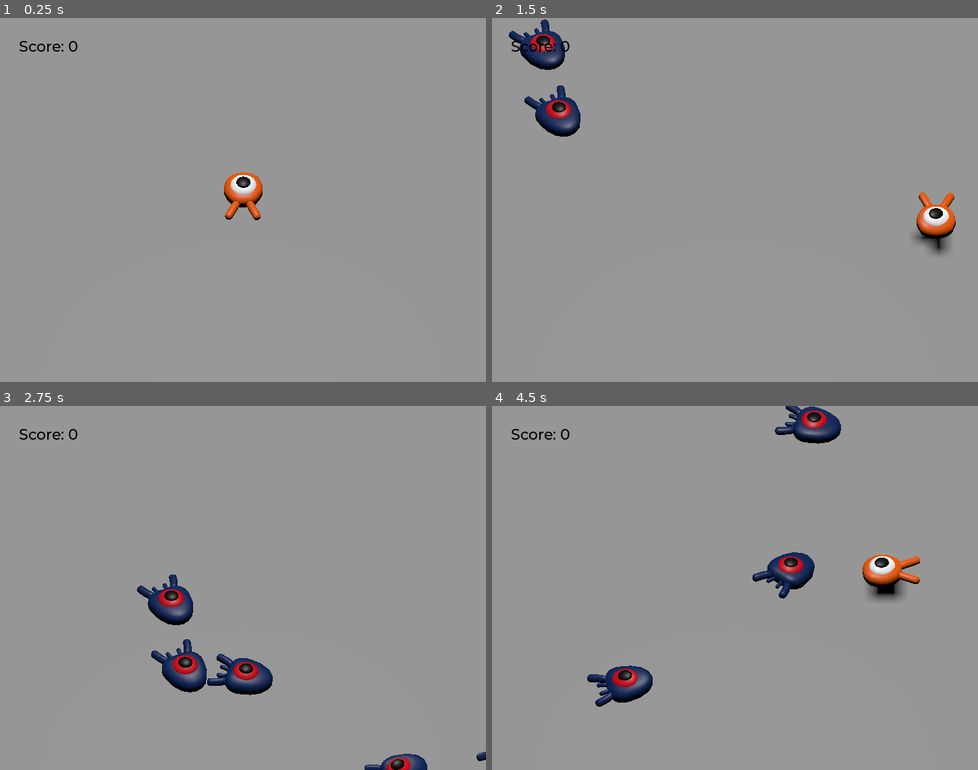
Above: before the commit, frames 1-4 (two rows, left to right).
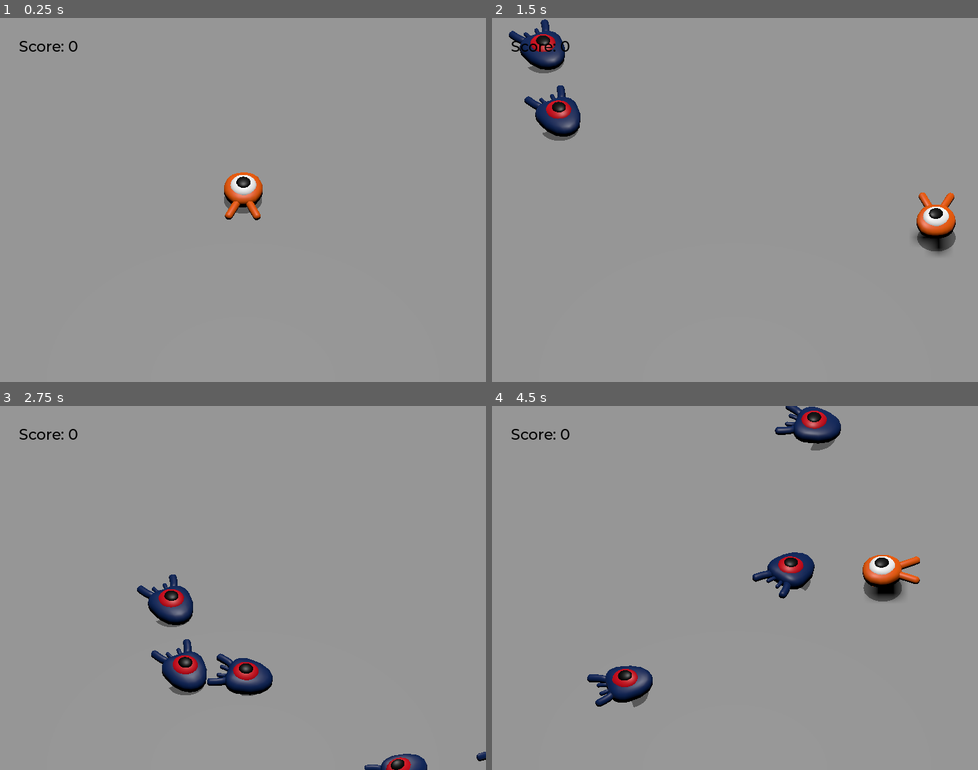
Above: after the commit, the same moments.

Repository: simonolander/godot-creeps
Game: Godot game, scene res://main.tscn
The game is run twice, just before and just after one commit, with the same random seed, the same clock (stepped at 60 frames per second) and the same inputs.
Inputs:
- Up to frame 1 (0.25 s): no input
- Up to frame 2 (1.5 s): tap Enter (ui_accept) at 0.5 s; hold Right (move_right) 0.53-1.28 s; tap Space (jump) at 0.77 s; hold S (move_back) from 1.28 s (still down)
- Up to frame 3 (2.75 s): tap Space (jump) at 1.52 s; release S (move_back) at 2.03 s; hold Right (move_right) from 2.03 s (still down)
- Up to frame 4 (4.5 s): release Right (move_right) at 2.78 s; hold Up (move_forward) 2.78-3.53 s; tap Space (jump) at 3.02, 3.77 s; hold Left (move_left) from 3.53 s (still down)

The runs differ from the first frame. In frame 1, less than 0.1% of the frame differs, in the area x 46-54%, y 48-54%; in frame 2, 0.4%, in the area x 7-96%, y 11-65%; in frame 3, 0.1%; in frame 4, 0.4%.

Commit message:
Add hacky shadows

Diff:
--- a/mob.gd
+++ b/mob.gd
@@ -16,7 +16,6 @@
 	velocity = velocity.rotated(Vector3.UP, rotation.y)
 	$AnimationPlayer.speed_scale = 4 * speed / max_speed
 
-
 func _on_visible_on_screen_notifier_3d_screen_exited():
 	queue_free()
 
--- a/mob.tscn
+++ b/mob.tscn
@@ -1,7 +1,8 @@
-[gd_scene load_steps=6 format=3 uid="uid://b0oiryjxab2ga"]
+[gd_scene load_steps=9 format=3 uid="uid://b0oiryjxab2ga"]
 
 [ext_resource type="PackedScene" uid="uid://c0hahqpav7yt3" path="res://art/mob.glb" id="1_amxje"]
 [ext_resource type="Script" path="res://mob.gd" id="1_xuimp"]
+[ext_resource type="Script" path="res://shadow.gd" id="3_uej0f"]
 
 [sub_resource type="BoxShape3D" id="BoxShape3D_p82dk"]
 size = Vector3(1.63925, 0.9, 2.15623)
@@ -40,6 +41,16 @@
 "float": SubResource("Animation_r8750")
 }
 
+[sub_resource type="StandardMaterial3D" id="StandardMaterial3D_qorq8"]
+transparency = 1
+albedo_color = Color(0, 0, 0, 0.501961)
+
+[sub_resource type="CylinderMesh" id="CylinderMesh_ui001"]
+material = SubResource("StandardMaterial3D_qorq8")
+top_radius = 1.0
+bottom_radius = 1.0
+height = 0.001
+
 [node name="Mob" type="CharacterBody3D" groups=["mob"]]
 collision_layer = 2
 collision_mask = 0
@@ -64,4 +75,9 @@
 "": SubResource("AnimationLibrary_g5db5")
 }
 
+[node name="Shadow" type="MeshInstance3D" parent="."]
+transform = Transform3D(1, 0, 0, 0, 1, 0, 0, 0, 1, 0, -0.326889, 0)
+mesh = SubResource("CylinderMesh_ui001")
+script = ExtResource("3_uej0f")
+
 [connection signal="screen_exited" from="VisibleOnScreenNotifier3D" to="." method="_on_visible_on_screen_notifier_3d_screen_exited"]
--- a/player.tscn
+++ b/player.tscn
@@ -1,7 +1,8 @@
-[gd_scene load_steps=8 format=3 uid="uid://d014afww6s6ej"]
+[gd_scene load_steps=11 format=3 uid="uid://d014afww6s6ej"]
 
 [ext_resource type="PackedScene" uid="uid://b74plgbgwigvm" path="res://art/player.glb" id="1_8vck3"]
 [ext_resource type="Script" path="res://player.gd" id="1_iolbb"]
+[ext_resource type="Script" path="res://shadow.gd" id="3_ymh7j"]
 
 [sub_resource type="SphereShape3D" id="SphereShape3D_ux32s"]
 radius = 0.959165
@@ -9,6 +10,33 @@
 [sub_resource type="CylinderShape3D" id="CylinderShape3D_3kt00"]
 height = 0.199024
 radius = 1.02244
+
+[sub_resource type="Animation" id="Animation_021hf"]
+length = 0.001
+tracks/0/type = "value"
+tracks/0/imported = false
+tracks/0/enabled = true
+tracks/0/path = NodePath("Pivot/Character:position")
+tracks/0/interp = 1
+tracks/0/loop_wrap = true
+tracks/0/keys = {
+"times": PackedFloat32Array(0),
+"transitions": PackedFloat32Array(1),
+"update": 0,
+"values": [Vector3(0, 0, 0)]
+}
+tracks/1/type = "value"
+tracks/1/imported = false
+tracks/1/enabled = true
+tracks/1/path = NodePath("Pivot/Character:rotation")
+tracks/1/interp = 1
+tracks/1/loop_wrap = true
+tracks/1/keys = {
+"times": PackedFloat32Array(0),
+"transitions": PackedFloat32Array(1),
+"update": 0,
+"values": [Vector3(0, 0, 0)]
+}
 
 [sub_resource type="Animation" id="Animation_yut3n"]
 resource_name = "float"
@@ -39,38 +67,21 @@
 "values": [Vector3(0, 0, 0), Vector3(0.139626, 0, 0), Vector3(-0.15708, 0, 0)]
 }
 
-[sub_resource type="Animation" id="Animation_021hf"]
-length = 0.001
-tracks/0/type = "value"
-tracks/0/imported = false
-tracks/0/enabled = true
-tracks/0/path = NodePath("Pivot/Character:position")
-tracks/0/interp = 1
-tracks/0/loop_wrap = true
-tracks/0/keys = {
-"times": PackedFloat32Array(0),
-"transitions": PackedFloat32Array(1),
-"update": 0,
-"values": [Vector3(0, 0, 0)]
-}
-tracks/1/type = "value"
-tracks/1/imported = false
-tracks/1/enabled = true
-tracks/1/path = NodePath("Pivot/Character:rotation")
-tracks/1/interp = 1
-tracks/1/loop_wrap = true
-tracks/1/keys = {
-"times": PackedFloat32Array(0),
-"transitions": PackedFloat32Array(1),
-"update": 0,
-"values": [Vector3(0, 0, 0)]
-}
-
 [sub_resource type="AnimationLibrary" id="AnimationLibrary_x7h7h"]
 _data = {
 "RESET": SubResource("Animation_021hf"),
 "float": SubResource("Animation_yut3n")
 }
+
+[sub_resource type="StandardMaterial3D" id="StandardMaterial3D_ey0ln"]
+transparency = 1
+albedo_color = Color(0, 0, 0, 0.501961)
+
+[sub_resource type="CylinderMesh" id="CylinderMesh_6w6jy"]
+material = SubResource("StandardMaterial3D_ey0ln")
+top_radius = 1.0
+bottom_radius = 1.0
+height = 0.001
 
 [node name="Player" type="CharacterBody3D"]
 collision_mask = 6
@@ -101,4 +112,9 @@
 "": SubResource("AnimationLibrary_x7h7h")
 }
 
+[node name="Shadow" type="MeshInstance3D" parent="."]
+transform = Transform3D(1, 0, 0, 0, 1, 0, 0, 0, 1, 0, -0.326889, 0)
+mesh = SubResource("CylinderMesh_6w6jy")
+script = ExtResource("3_ymh7j")
+
 [connection signal="body_entered" from="MobDetector" to="." method="_on_mob_detector_body_entered"]
--- a/project.godot
+++ b/project.godot
@@ -70,5 +70,6 @@
 [rendering]
 
 renderer/rendering_method="mobile"
+textures/vram_compression/import_etc2_astc=true
 quality/driver/driver_name="GLES2"
 quality/filters/msaa=3
--- /dev/null
+++ b/shadow.gd
@@ -0,0 +1,6 @@
+extends MeshInstance3D
+
+
+# Called every frame. 'delta' is the elapsed time since the previous frame.
+func _process(delta):
+	global_position.y = 0
Not shown, changed: export_presets.cfg
